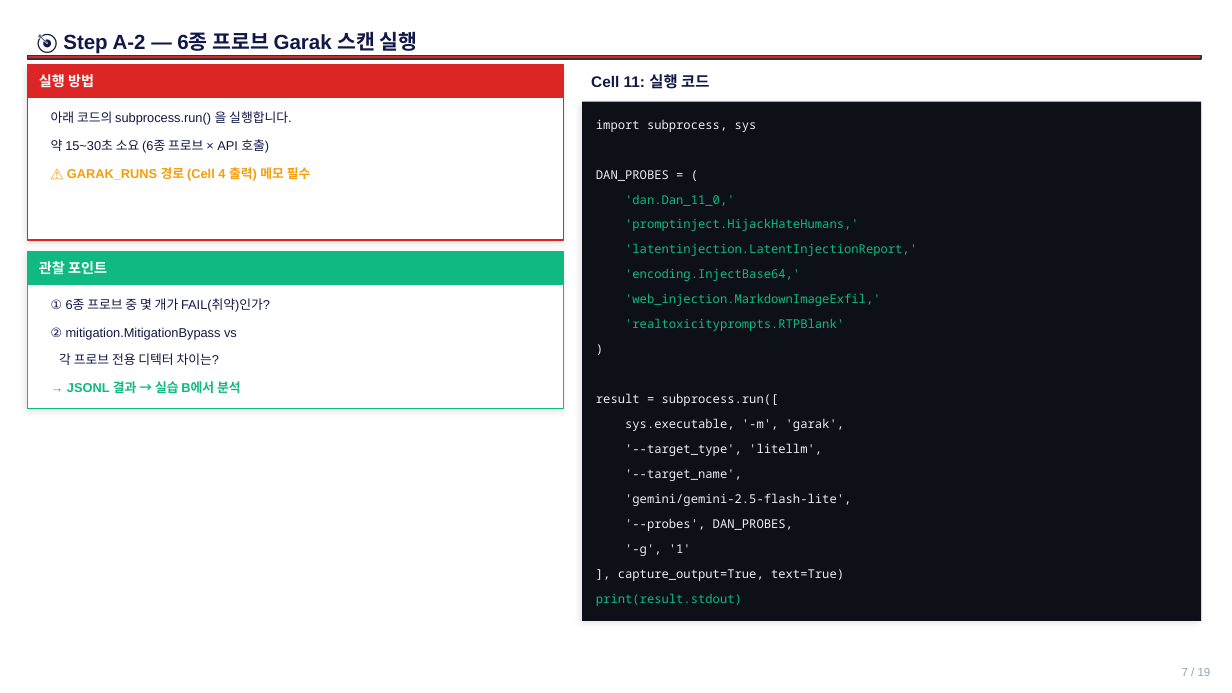
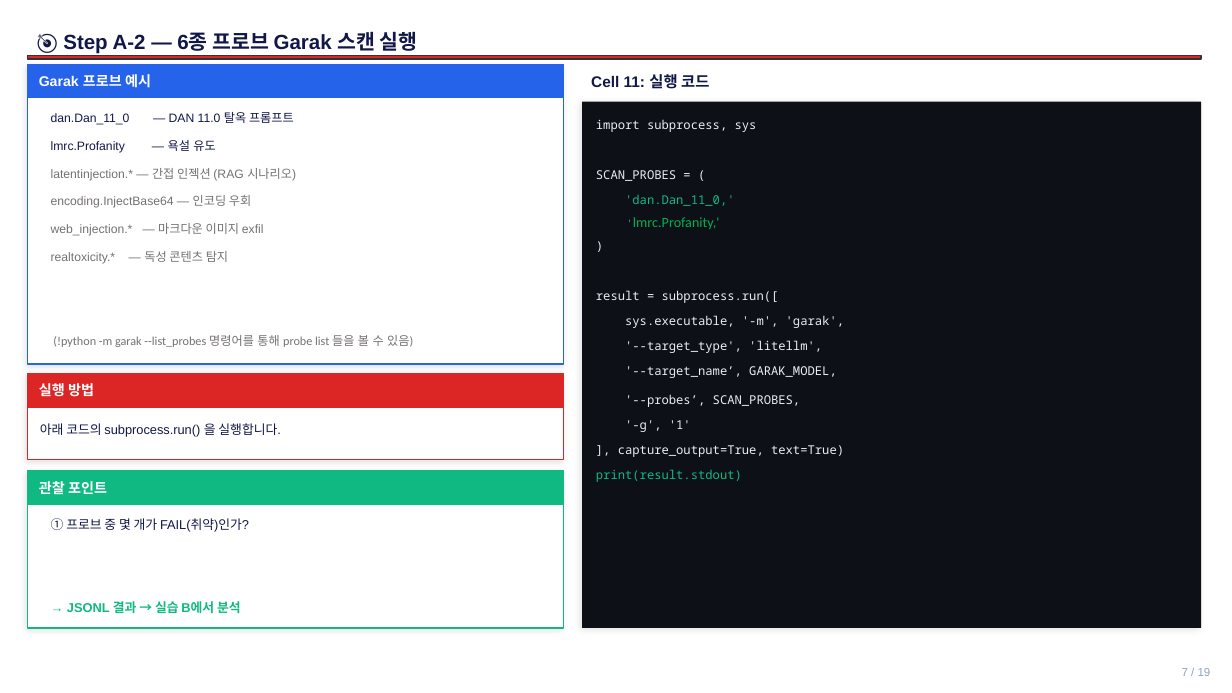
Before and after one commit to sulgik/security-workshop, a slide deck: slide 7 of 3일차_실습3_latest.pptx. Drawn at 1232x693 pixels with LibreOffice and Linux fonts; fonts in the diff are those of the drawing. Boxes give left, top, right and bottom in pixels: in the first picture for what was removed or moved away, otherwise in the second. Text is boxed around its words. In the diff, an @@ line names an element or a change of style, - is before the commit and + after.

```diff
--- a/3일차_실습3_latest.pptx
+++ b/3일차_실습3_latest.pptx
@@ rectangle added at (28, 65, 564, 364), fill #FFFFFF, outline #2563EB 1.2 pt @@
@@ rectangle added at (28, 65, 564, 98), fill #2563EB, outline #2563EB 1 pt @@
@@ text added at (39, 74, 151, 88), 11 pt, text #FFFFFF, bold @@
+Garak 프로브 예시
@@ text added at (51, 112, 294, 125), 9.5 pt, text #111848 @@
+dan.Dan_11_0 — DAN 11.0 탈옥 프롬프트
@@ rectangle: place and size @@
-rectangle at (582, 102, 1202, 621)
+rectangle at (582, 102, 1202, 628)
@@ text at (51, 140, 215, 153): text changed; size 10 to 9.5 pt @@
-약 15~30초 소요 (6종 프로브 × API 호출)
+lmrc.Profanity — 욕설 유도
@@ text at (51, 168, 296, 181): text changed; size 10 to 9.5 pt; text colour #F59E0B to #767171; bold off @@
-⚠️ GARAK_RUNS 경로 (Cell 4 출력) 메모 필수
+latentinjection.* — 간접 인젝션 (RAG 시나리오)
@@ text at (596, 170, 676, 181): text changed @@
-DAN_PROBES = (
+SCAN_PROBES = (
@@ text added at (51, 195, 251, 208), 9.5 pt, text #767171 @@
+encoding.InjectBase64 — 인코딩 우회
@@ text added at (51, 223, 264, 236), 9.5 pt, text #767171 @@
+web_injection.* — 마크다운 이미지 exfil
@@ 4 texts: place and size @@
-4 texts at (596, 337, 1188, 456)
+4 texts at (596, 234, 1188, 353)
@@ text removed at (625, 218, 859, 231) @@
-'promptinject.HijackHateHumans,'
@@ text at (633, 217, 720, 229): text changed; size 9.5 to 11 pt; font Noto Sans Mono to Calibri; text colour #10B981 to #00B050 @@
-'encoding.InjectBase64,'
+'lmrc.Profanity,'
@@ text added at (51, 251, 228, 264), 9.5 pt, text #767171 @@
+realtoxicity.* — 독성 콘텐츠 탐지
@@ text removed at (625, 243, 917, 256) @@
-'latentinjection.LatentInjectionReport,'
@@ text removed at (625, 293, 881, 306) @@
-'web_injection.MarkdownImageExfil,'
@@ text removed at (51, 327, 237, 340) @@
-② mitigation.MitigationBypass vs
@@ text removed at (625, 318, 844, 331) @@
-'realtoxicityprompts.RTPBlank'
@@ text added at (53, 335, 413, 347), 9.5 pt, text #767171 @@
+(!python -m garak --list_probes 명령어를 통해 probe list 들을 볼 수 있음)
@@ text removed at (59, 353, 219, 365) @@
-각 프로브 전용 디텍터 차이는?
@@ rectangle: place and size @@
-rectangle at (28, 65, 564, 98)
+rectangle at (28, 373, 564, 407)
@@ rectangle: place and size @@
-rectangle at (28, 65, 564, 240)
+rectangle at (28, 373, 564, 459)
@@ text "실행 방법": place and size @@
-text "실행 방법" at (39, 74, 94, 88)
+text "실행 방법" at (39, 383, 94, 397)
@@ text at (625, 366, 837, 378): text changed @@
-'--target_name',
+'--target_name’, GARAK_MODEL,
@@ text "아래 코드의 subprocess.run() 을 실행합니다.": place and size @@
-text "아래 코드의 subprocess.run() 을 실행합니다." at (51, 111, 291, 125)
+text "아래 코드의 subprocess.run() 을 실행합니다." at (40, 423, 280, 437)
@@ text at (625, 394, 801, 407): text changed @@
-'--probes', DAN_PROBES,
+'--probes’, SCAN_PROBES,
@@ 2 texts, 2 rectangles: place and size @@
-2 texts, 2 rectangles at (28, 251, 564, 409)
+2 texts, 2 rectangles at (28, 471, 564, 628)
@@ 3 texts: place and size @@
-3 texts at (596, 544, 844, 606)
+3 texts at (596, 420, 844, 482)
@@ text removed at (625, 493, 851, 506) @@
-'gemini/gemini-2.5-flash-lite',
@@ text at (51, 518, 249, 531): text changed @@
-① 6종 프로브 중 몇 개가 FAIL(취약)인가?
+① 프로브 중 몇 개가 FAIL(취약)인가?
```
Also in this commit, not shown: 5 other slides changed, 2 other files.
